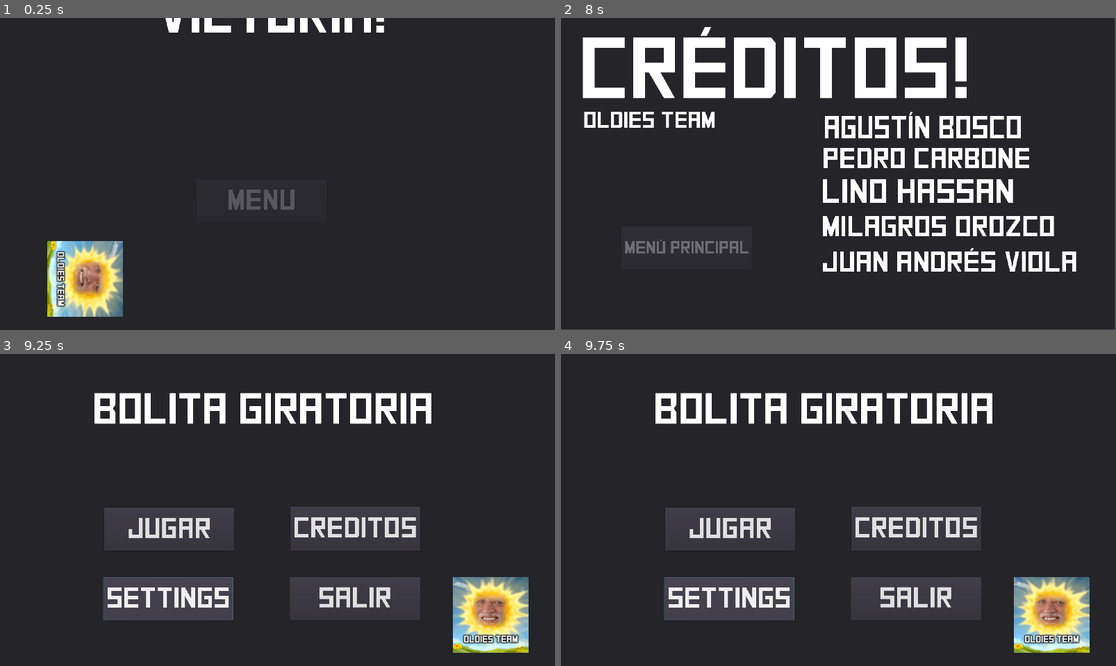
Above: before the commit, frames 1-4 (two rows, left to right).
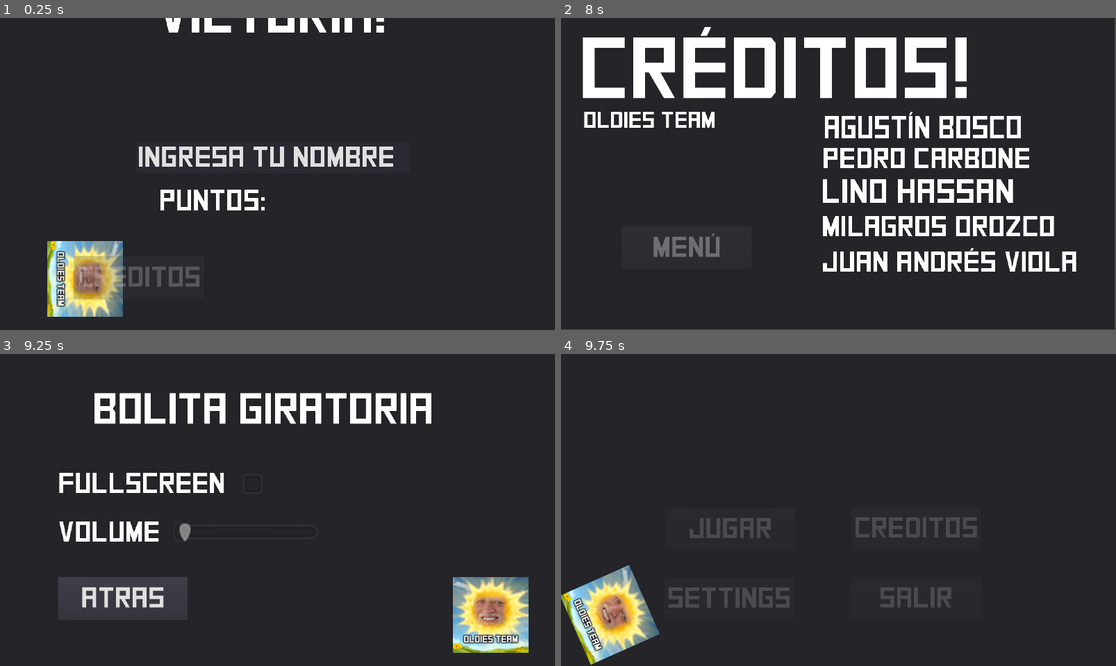
Above: after the commit, the same moments.

Repository: PedroCarbone/Oldies_2do_Parcial
Game: Godot game, scene res://scenes/victoria/victoria.tscn
Same seed, same stepped clock (60 frames per second), same inputs: the game is played once before the commit and once after it. This scene is started directly instead of the project's main scene.
Inputs (mouse positions are in pixels of both pictures, inside the frame that each line leads up to):
- Up to frame 1 (0.25 s): no input
- Up to frame 2 (8 s): click (821, 202) at 0.5 s, where only the run before the commit has a clickable "MENU"; click "creditos" at 1.25 s; hold Right (ui_right) 2.03-2.78 s; tap Space (ui_select) at 2.27, 3.02, 4.52, 5.27, 6.02, 7.52 s; hold Down (ui_down) 2.78-3.53 s; tap Enter at 3.5 s; hold Right (ui_right) 3.53-4.28 s; hold Up (ui_up) 4.28-5.03 s; hold Left (ui_left) 5.03-6.53 s; hold Down (ui_down) 6.53-7.28 s; hold Right (ui_right) from 7.28 s (still down)
- Up to frame 3 (9.25 s): release Right (ui_right) at 8 s; click "menú principal" (after the commit: "menú") at 8 s; click "SETTINGS" at 8.75 s
- Up to frame 4 (9.75 s): click (683, 597) at 9.5 s, where only the run after the commit has a clickable "atras"

The runs differ from the first frame. In frame 1, 4.0% of the frame differs, in the area x 13-71%, y 41-91%; in frame 2, 0.6%; in frame 3, 10%; in frame 4, 15%, in the area x 0-96%, y 12-100%.

Commit message:
Setting Screen
- Armado visual de la pantalla de setting
- Re acondicionamiento de otras pantallas para que aparezcan los puntos obtenidos en victoria y game over

Diff:
--- a/scenes/Creditos/Creditos.tscn
+++ b/scenes/Creditos/Creditos.tscn
@@ -155,7 +155,7 @@
 font_data = ExtResource( 2 )
 
 [sub_resource type="DynamicFont" id=5]
-size = 60
+size = 100
 font_data = ExtResource( 2 )
 
 [node name="Control" type="Control"]
@@ -298,7 +298,7 @@
 margin_bottom = -206.619
 custom_fonts/font = SubResource( 5 )
 disabled = true
-text = "menú principal"
+text = "menú"
 __meta__ = {
 "_edit_use_anchors_": false
 }
--- a/scenes/game_over/game_over.tscn
+++ b/scenes/game_over/game_over.tscn
@@ -1,7 +1,8 @@
-[gd_scene load_steps=7 format=2]
+[gd_scene load_steps=10 format=2]
 
 [ext_resource path="res://fonts/Square.ttf" type="DynamicFontData" id=1]
 [ext_resource path="res://scenes/game_over/game_over.gd" type="Script" id=2]
+[ext_resource path="res://scenes/game_over/logo.jpg" type="Texture" id=3]
 
 [sub_resource type="DynamicFont" id=1]
 size = 150
@@ -85,6 +86,14 @@
 "values": [ "GAME OVER" ]
 }
 
+[sub_resource type="DynamicFont" id=5]
+size = 100
+font_data = ExtResource( 1 )
+
+[sub_resource type="DynamicFont" id=6]
+size = 100
+font_data = ExtResource( 1 )
+
 [sub_resource type="DynamicFont" id=4]
 size = 100
 font_data = ExtResource( 1 )
@@ -124,11 +133,34 @@
 
 [node name="botones" type="CanvasLayer" parent="."]
 
+[node name="nombre" type="LineEdit" parent="botones"]
+margin_left = 470.0
+margin_top = 407.0
+margin_right = 1420.0
+margin_bottom = 522.0
+rect_pivot_offset = Vector2( -1369, 58 )
+custom_fonts/font = SubResource( 5 )
+text = "ingresa tu nombre"
+__meta__ = {
+"_edit_use_anchors_": false
+}
+
+[node name="puntos" type="Label" parent="botones"]
+margin_left = 550.0
+margin_top = 556.0
+margin_right = 946.0
+margin_bottom = 661.0
+custom_fonts/font = SubResource( 6 )
+text = "puntos: "
+__meta__ = {
+"_edit_use_anchors_": false
+}
+
 [node name="retry" type="Button" parent="botones"]
-margin_left = 607.0
-margin_top = 503.0
-margin_right = 1316.0
-margin_bottom = 653.0
+margin_left = 194.0
+margin_top = 819.0
+margin_right = 903.0
+margin_bottom = 969.0
 custom_fonts/font = SubResource( 4 )
 text = "REINICIAR NIVEL"
 __meta__ = {
@@ -136,15 +168,21 @@
 }
 
 [node name="menu" type="Button" parent="botones"]
-margin_left = 733.0
-margin_top = 683.0
-margin_right = 1183.0
-margin_bottom = 833.0
+margin_left = 996.0
+margin_top = 819.0
+margin_right = 1446.0
+margin_bottom = 969.0
 custom_fonts/font = SubResource( 4 )
 text = "MENU"
 __meta__ = {
 "_edit_use_anchors_": false
 }
 
+[node name="Sprite" type="Sprite" parent="."]
+position = Vector2( 1698, 903 )
+rotation = 6.28319
+scale = Vector2( 1.30813, 1.30813 )
+texture = ExtResource( 3 )
+
 [connection signal="pressed" from="botones/retry" to="." method="_on_retry_pressed"]
 [connection signal="pressed" from="botones/menu" to="." method="_on_menu_pressed"]
--- a/scenes/intro/intro.gd
+++ b/scenes/intro/intro.gd
@@ -1,20 +1,4 @@
 extends VideoPlayer
-
-
-# Declare member variables here. Examples:
-# var a = 2
-# var b = "text"
-
-
-# Called when the node enters the scene tree for the first time.
-func _ready():
-	pass # Replace with function body.
-
-
-# Called every frame. 'delta' is the elapsed time since the previous frame.
-#func _process(delta):
-#	pass
-
 
 func _on_video_finished():
 	get_tree().change_scene("res://scenes/main_menu/main_menu.tscn")
--- a/scenes/main_menu/main_menu.gd
+++ b/scenes/main_menu/main_menu.gd
@@ -9,7 +9,7 @@
 	pass
 
 func _on_settings_pressed():
-	get_tree().change_scene("")
+	get_tree().change_scene("res://scenes/settings/settings.tscn")
 	pass
 
 func _on_creditos_pressed():
--- /dev/null
+++ b/scenes/settings/settings.gd
@@ -0,0 +1,11 @@
+extends Control
+
+func _ready():
+	$botones/fullscreen/checkbox.pressed = OS.window_fullscreen
+
+#var score_list = Globals.get_score_list()
+
+
+func _on_back_pressed():
+	get_tree().change_scene("res://scenes/main_menu/main_menu.tscn")
+	pass # Replace with function body.
--- /dev/null
+++ b/scenes/settings/settings.tscn
@@ -0,0 +1,121 @@
+[gd_scene load_steps=9 format=2]
+
+[ext_resource path="res://scenes/settings/settings.gd" type="Script" id=1]
+[ext_resource path="res://fonts/Square.ttf" type="DynamicFontData" id=2]
+[ext_resource path="res://scenes/game_over/logo.jpg" type="Texture" id=3]
+
+[sub_resource type="DynamicFont" id=2]
+size = 150
+font_data = ExtResource( 2 )
+
+[sub_resource type="DynamicFont" id=1]
+size = 100
+font_data = ExtResource( 2 )
+
+[sub_resource type="DynamicFont" id=3]
+size = 100
+font_data = ExtResource( 2 )
+
+[sub_resource type="DynamicFont" id=4]
+size = 20
+font_data = ExtResource( 2 )
+
+[sub_resource type="DynamicFont" id=5]
+size = 100
+font_data = ExtResource( 2 )
+
+[node name="settings" type="Control"]
+anchor_right = 1.0
+anchor_bottom = 1.0
+margin_right = 7.0
+margin_bottom = 2.0
+script = ExtResource( 1 )
+__meta__ = {
+"_edit_use_anchors_": false,
+"_edit_vertical_guides_": [ 910.0 ]
+}
+
+[node name="fondo" type="Panel" parent="."]
+margin_right = 1920.0
+margin_bottom = 1080.0
+__meta__ = {
+"_edit_use_anchors_": false
+}
+
+[node name="Sprite" type="Sprite" parent="."]
+position = Vector2( 1698, 903 )
+rotation = 6.28319
+scale = Vector2( 1.30813, 1.30813 )
+texture = ExtResource( 3 )
+
+[node name="titulo" type="RichTextLabel" parent="."]
+margin_left = 160.0
+margin_top = 115.0
+margin_right = 1660.0
+margin_bottom = 312.0
+custom_fonts/normal_font = SubResource( 2 )
+bbcode_enabled = true
+bbcode_text = "[center]BOLITA GIRATORIA[/center]"
+text = "BOLITA GIRATORIA"
+__meta__ = {
+"_edit_use_anchors_": false
+}
+
+[node name="botones" type="CanvasLayer" parent="."]
+
+[node name="back" type="Button" parent="botones"]
+margin_left = 200.0
+margin_top = 771.0
+margin_right = 650.0
+margin_bottom = 921.0
+custom_fonts/font = SubResource( 1 )
+text = "atras"
+__meta__ = {
+"_edit_use_anchors_": false
+}
+
+[node name="fullscreen" type="Label" parent="botones"]
+margin_left = 200.0
+margin_top = 397.0
+margin_right = 780.0
+margin_bottom = 502.0
+custom_fonts/font = SubResource( 3 )
+text = "fullscreen"
+__meta__ = {
+"_edit_use_anchors_": false
+}
+
+[node name="checkbox" type="CheckBox" parent="botones/fullscreen"]
+margin_left = 614.0
+margin_top = -22.0001
+margin_right = 638.0
+margin_bottom = 7.99994
+rect_scale = Vector2( 5, 5 )
+custom_fonts/font = SubResource( 4 )
+__meta__ = {
+"_edit_use_anchors_": false
+}
+
+[node name="volume" type="Label" parent="botones"]
+margin_left = 200.0
+margin_top = 566.0
+margin_right = 554.0
+margin_bottom = 671.0
+custom_fonts/font = SubResource( 5 )
+text = "Volume"
+__meta__ = {
+"_edit_use_anchors_": false
+}
+
+[node name="slider" type="HSlider" parent="botones/volume"]
+margin_left = 400.0
+margin_right = 500.0
+margin_bottom = 20.0
+rect_scale = Vector2( 5, 5 )
+__meta__ = {
+"_edit_use_anchors_": false
+}
+
+[connection signal="pressed" from="botones/back" to="." method="_on_back_pressed"]
+[connection signal="toggled" from="botones/fullscreen/checkbox" to="." method="_on_checkbox_toggled"]
+[connection signal="value_changed" from="botones/volume/slider" to="." method="_on_slider_value_changed"]
--- a/scenes/victoria/victoria.gd
+++ b/scenes/victoria/victoria.gd
@@ -1,5 +1,5 @@
 extends Control
 
-func _on_menu_pressed():
-	get_tree().change_scene("res://scenes/main_menu/main_menu.tscn")
+func _on_creditos_pressed():
+	get_tree().change_scene("res://scenes/Creditos/Creditos.tscn")
 	pass # Replace with function body.
--- a/scenes/victoria/victoria.tscn
+++ b/scenes/victoria/victoria.tscn
@@ -86,7 +86,7 @@
 "values": [ Vector2( 541, -189 ), Vector2( 550, 122 ) ]
 }
 tracks/1/type = "value"
-tracks/1/path = NodePath("botones/menu:modulate")
+tracks/1/path = NodePath("botones/creditos:modulate")
 tracks/1/interp = 1
 tracks/1/loop_wrap = true
 tracks/1/imported = false
@@ -150,9 +150,18 @@
 size = 100
 font_data = ExtResource( 2 )
 
+[sub_resource type="DynamicFont" id=5]
+size = 100
+font_data = ExtResource( 2 )
+
+[sub_resource type="DynamicFont" id=6]
+size = 100
+font_data = ExtResource( 2 )
+
 [node name="victoria" type="Control"]
 anchor_right = 1.0
 anchor_bottom = 1.0
+rect_pivot_offset = Vector2( 571, 1018 )
 script = ExtResource( 1 )
 __meta__ = {
 "_edit_use_anchors_": true
@@ -190,15 +199,37 @@
 
 [node name="botones" type="CanvasLayer" parent="."]
 
-[node name="menu" type="Button" parent="botones"]
-margin_left = 679.0
-margin_top = 557.0
-margin_right = 1129.0
-margin_bottom = 707.0
+[node name="creditos" type="Button" parent="botones"]
+margin_left = 256.0
+margin_top = 824.0
+margin_right = 706.0
+margin_bottom = 974.0
 custom_fonts/font = SubResource( 4 )
-text = "MENU"
-__meta__ = {
-"_edit_use_anchors_": false
-}
-
-[connection signal="pressed" from="botones/menu" to="." method="_on_menu_pressed"]
+text = "creditos"
+__meta__ = {
+"_edit_use_anchors_": false
+}
+
+[node name="nombre" type="LineEdit" parent="botones"]
+margin_left = 470.0
+margin_top = 426.0
+margin_right = 1420.0
+margin_bottom = 541.0
+custom_fonts/font = SubResource( 5 )
+text = "ingresa tu nombre"
+__meta__ = {
+"_edit_use_anchors_": false
+}
+
+[node name="puntos" type="Label" parent="botones"]
+margin_left = 550.0
+margin_top = 581.0
+margin_right = 946.0
+margin_bottom = 686.0
+custom_fonts/font = SubResource( 6 )
+text = "puntos: "
+__meta__ = {
+"_edit_use_anchors_": false
+}
+
+[connection signal="pressed" from="botones/creditos" to="." method="_on_creditos_pressed"]
Not shown: 1 places in scenes/victoria/victoria.tscn that only renumber resources
